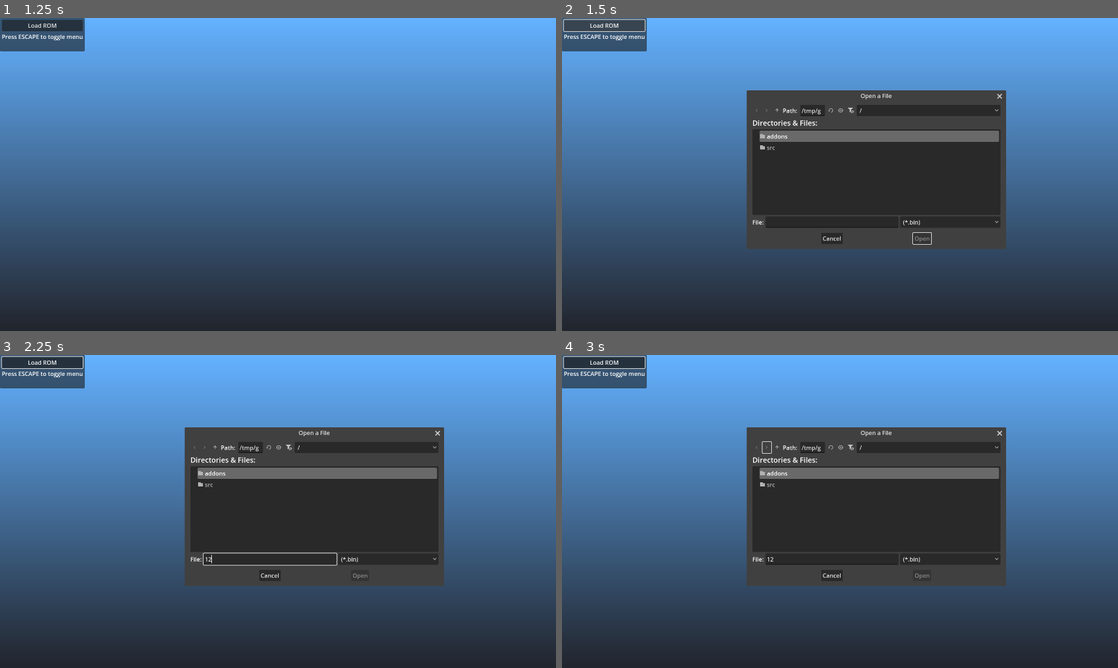
Above: before the commit, frames 1-4 (two rows, left to right).
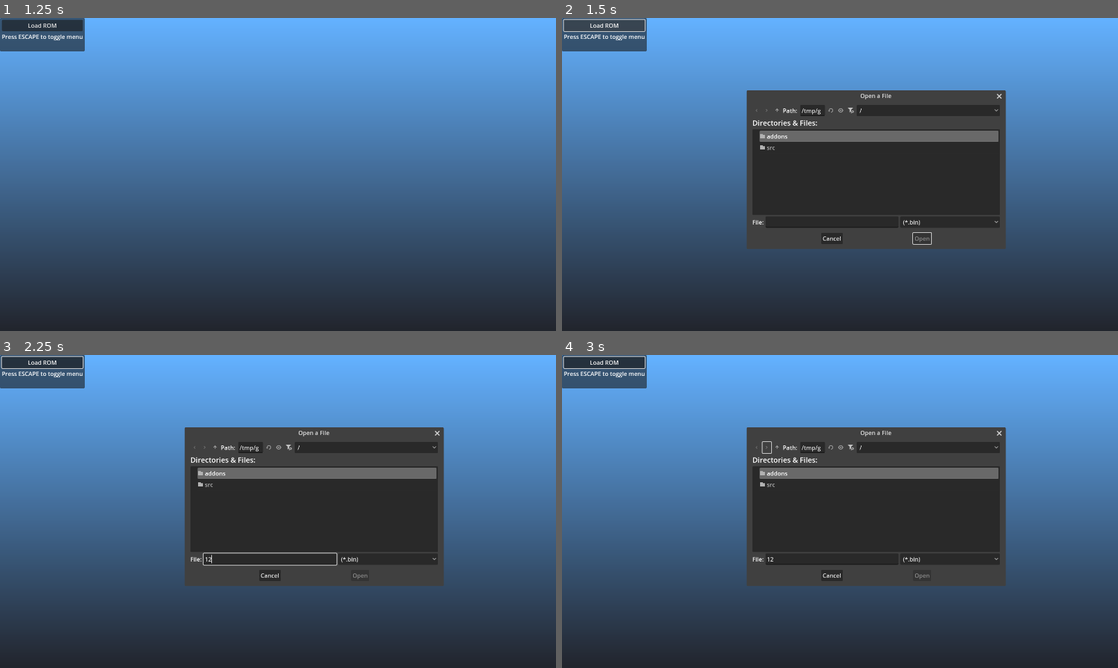
Above: after the commit, the same moments.

Repository: mrgudenheim/TacticsEngineG
Game: Godot game, scene res://src/battle/battle_manager.tscn
Same seed, same stepped clock (60 frames per second), same inputs: the game is played once before the commit and once after it.
Inputs (mouse positions are in pixels of both pictures, inside the frame that each line leads up to):
- Up to frame 1 (1.25 s): tap Enter (ui_accept) at 0.5, 0.77 s; move the mouse to (400, 158) at 0.52 s; hold D from 0.53 s (still down); tap Down (camera_down) at 0.6 s; click (400, 158) at 0.67 s
- Up to frame 2 (1.5 s): release D at 1.25 s; click "Load ROM" at 1.25 s
- Up to frame 3 (2.25 s): click (272, 558) at 2.02 s; type "12" at 2.1 s
- Up to frame 4 (3 s): click (767, 448) at 2.75 s

Frame 1 is identical in both runs. In frame 2, 0.1% of the frame differs, in the area x 53-80%, y 23-74%; in frame 3, 0.1%; in frame 4, 0.1%.

Commit message:
move action buttons to bottom left corner

Diff:
--- a/src/battle/battle_manager.tscn
+++ b/src/battle/battle_manager.tscn
@@ -252,12 +252,9 @@
 columns = 5
 
 [node name="ActionMenu" type="PanelContainer" parent="."]
-anchors_preset = 7
-anchor_left = 0.5
+anchors_preset = 2
 anchor_top = 1.0
-anchor_right = 0.5
 anchor_bottom = 1.0
-grow_horizontal = 2
 grow_vertical = 0
 
 [node name="ActionButtonsList" type="VBoxContainer" parent="ActionMenu"]
